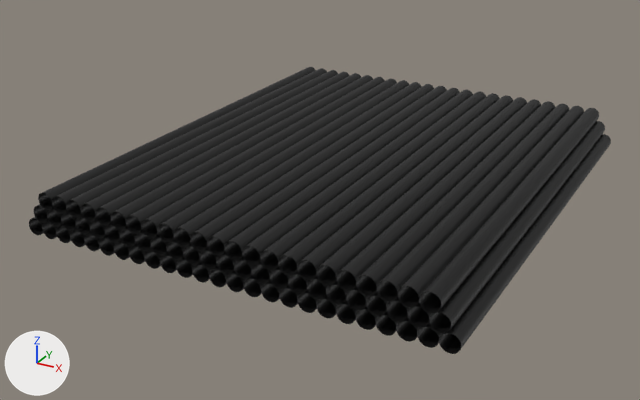
Renders of the COLLADA model steward_gazebo/models/large_pipe_stack/meshes/48inch_pipe_stack.dae from each side of a commit.
Before and after are seen from a 50 mm lens placed at (27.8, -54.4, 24.9), pointed at (-0.8, -2.4, -1.1). Lighting does not change. The marker at lower left points along +X, +Y and +Z. Where no turn or scale is listed for an object, it has been applied to the vertices. Vertices at the same position are counted once.

Objects in the first picture: '48inch_steel_pipe_row1', '48inch_steel_pipe_row2', '48inch_steel_pipe_row3'.
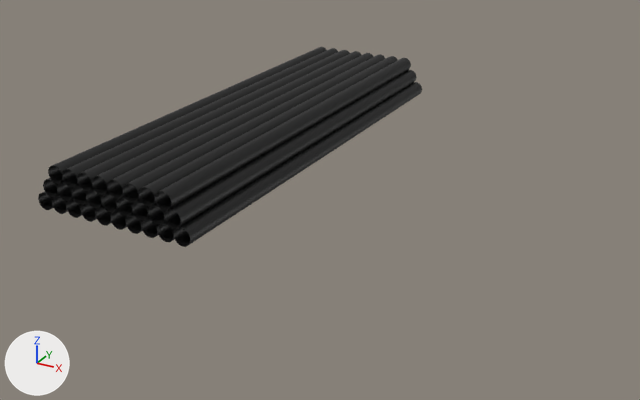
The newer file is also turned or shifted as a whole; pictures and numbers use the older file's frame.

Where the change shows, as pixel boxes [x1, y1, x2, y2] in the pictures (640 x 400 px):
'48inch_steel_pipe_row3', reshaped: before [38, 67, 599, 313]; after [38, 82, 422, 247]
'48inch_steel_pipe_row3.003', added (black): after [48, 47, 411, 210]
'48inch_steel_pipe_row1', deleted (black): before [29, 134, 611, 354]
'48inch_steel_pipe_row2', deleted (black): before [34, 121, 605, 334]
'48inch_steel_pipe_row3.001', added (black): after [43, 70, 417, 229]
part 1 of me_cylinder_005, deleted (black): before [190, 84, 599, 313]

Edits to the bpy script that builds the scene:
```text
Change me_cylinder_005:
    used by ob_48inch_steel_pipe_row3; location = (-12.58, 0.0, 2.08)
    remove me_cylinder_005.from_pydata(...)  # 5844 vertices, 11776 faces; spans x -0.6..27.0, y -17.3..17.3, z -0.6..0.6
    add me_cylinder_005.from_pydata(...)  # 2542 vertices, 5120 faces; spans x -0.6..11.4, y -17.3..17.3, z -0.6..0.6
    me_cylinder_005 part 1: 3302 vertices removed from x 11.4..27.0, y -17.3..17.3, z -0.6..0.6
Add me_cylinder_006:
    me_cylinder_006.from_pydata(...)  # 2288 vertices, 4608 faces; spans x -0.6..10.2, y -17.3..17.3, z -0.6..0.6
    me_cylinder_006.materials.append(mat_steel_pipe)  # black #414141
Add me_cylinder_007:
    me_cylinder_007.from_pydata(...)  # 2034 vertices, 4096 faces; spans x -0.6..9.0, y -17.3..17.3, z -0.6..0.6
    me_cylinder_007.materials.append(mat_steel_pipe)  # black #414141
Remove ob_48inch_steel_pipe_row2:
    ob_48inch_steel_pipe_row2 = bpy.data.objects.new('48inch_steel_pipe_row2', me_cylinder_004)
    ob_48inch_steel_pipe_row2.location = (-13.18, 0.0, 1.04)
Remove ob_48inch_steel_pipe_row1:
    ob_48inch_steel_pipe_row1 = bpy.data.objects.new('48inch_steel_pipe_row1', me_cylinder_003)
    ob_48inch_steel_pipe_row1.location = (-13.78, 0.0, 0.0)
Add ob_48inch_steel_pipe_row3_001:
    ob_48inch_steel_pipe_row3_001 = bpy.data.objects.new('48inch_steel_pipe_row3.001', me_cylinder_006)
    ob_48inch_steel_pipe_row3_001.location = (-11.98, 0.0, 3.11)
Add ob_48inch_steel_pipe_row3_003:
    ob_48inch_steel_pipe_row3_003 = bpy.data.objects.new('48inch_steel_pipe_row3.003', me_cylinder_007)
    ob_48inch_steel_pipe_row3_003.location = (-11.38, 0.0, 4.15)
```
